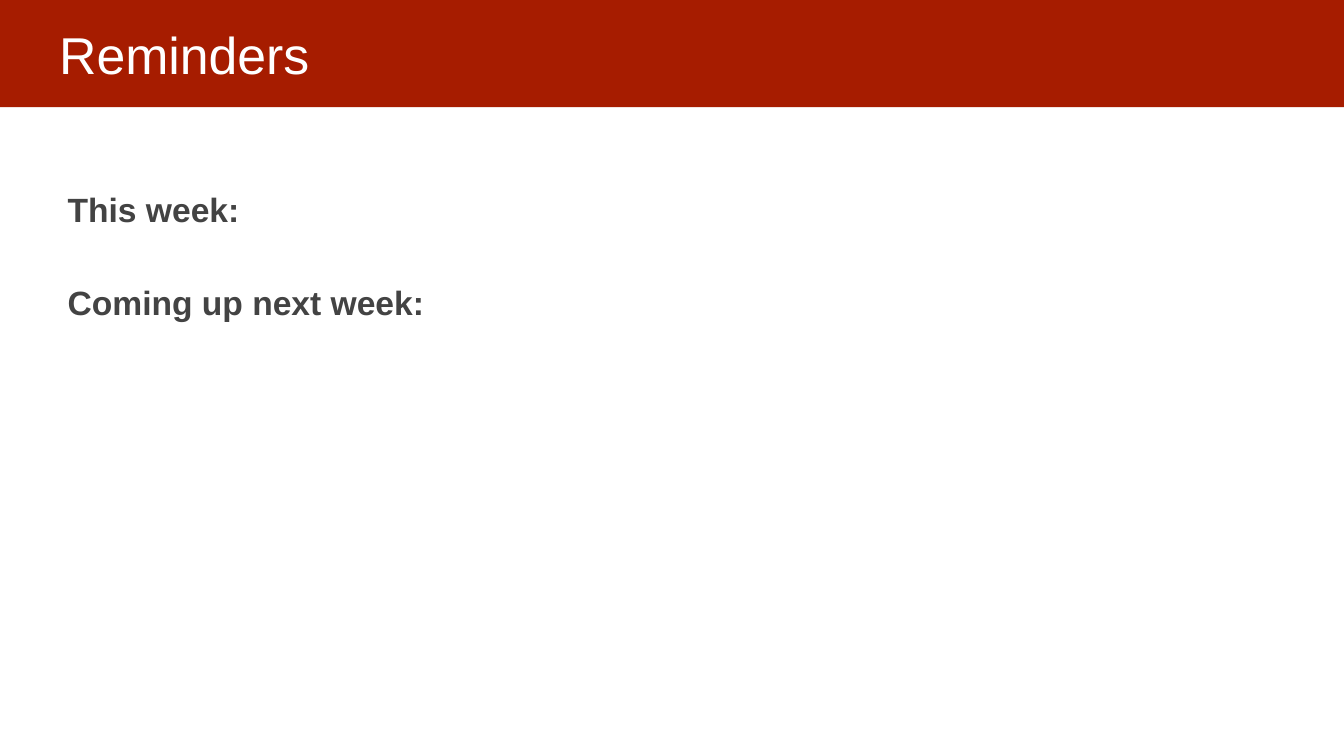
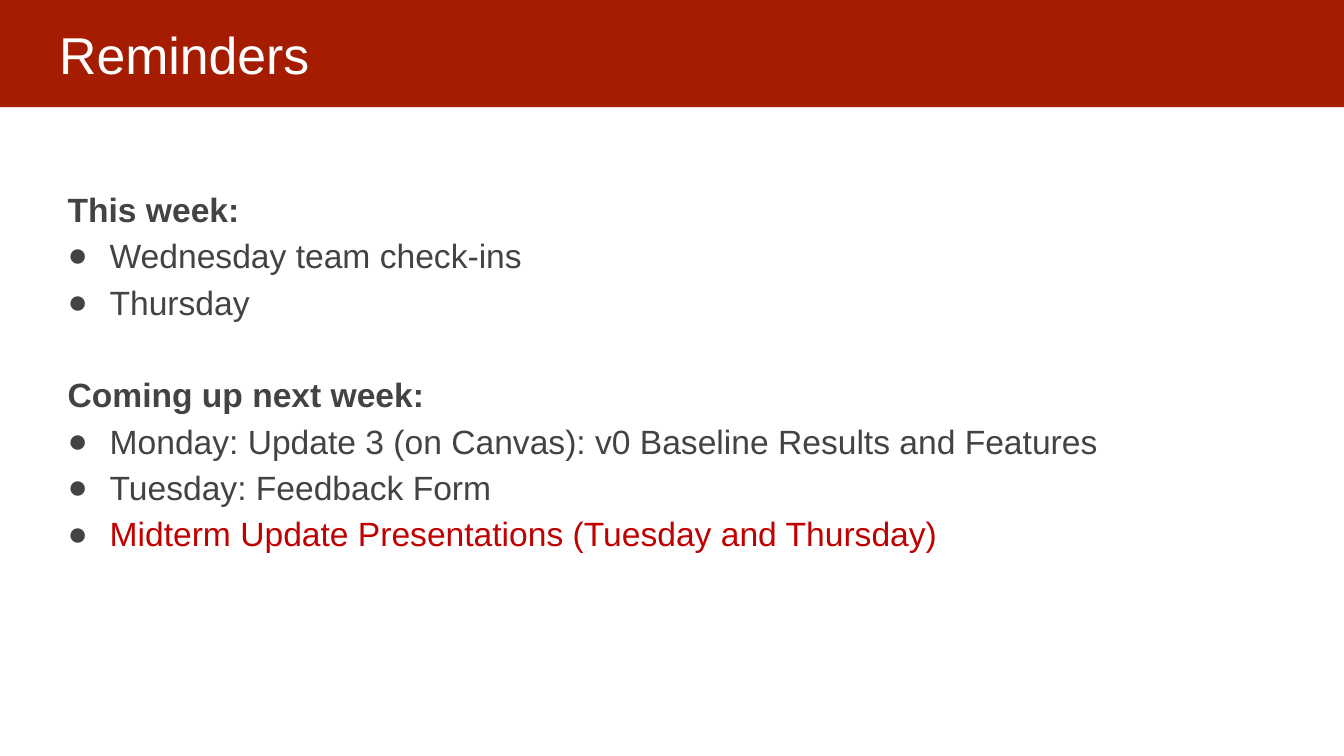
Before and after one commit to dssg/mlforpublicpolicylab, a slide deck: slide 2 of 08 - ML Modeling in Practice/ML Modeling in Practice.pptx. Drawn at 1344x756 pixels with LibreOffice and Linux fonts; fonts in the diff are those of the drawing. Boxes give left, top, right and bottom in pixels: in the first picture for what was removed or moved away, otherwise in the second. Text is boxed around its words. In the diff, an @@ line names an element or a change of style, - is before the commit and + after.

```diff
--- a/08 - ML Modeling in Practice/ML Modeling in Practice.pptx
+++ b/08 - ML Modeling in Practice/ML Modeling in Practice.pptx
@@ text at bbox=[110, 243, 522, 322]: paragraphs added @@
+● Wednesday team check-ins
+● Thursday
@@ text at bbox=[110, 429, 1098, 553]: paragraphs added @@
+● Monday: Update 3 (on Canvas): v0 Baseline Results and Features
+● Tuesday: Feedback Form
+● Midterm Update Presentations (Tuesday and Thursday)
```
Also in this commit, not shown: 1 slide added, 1 slide removed.
